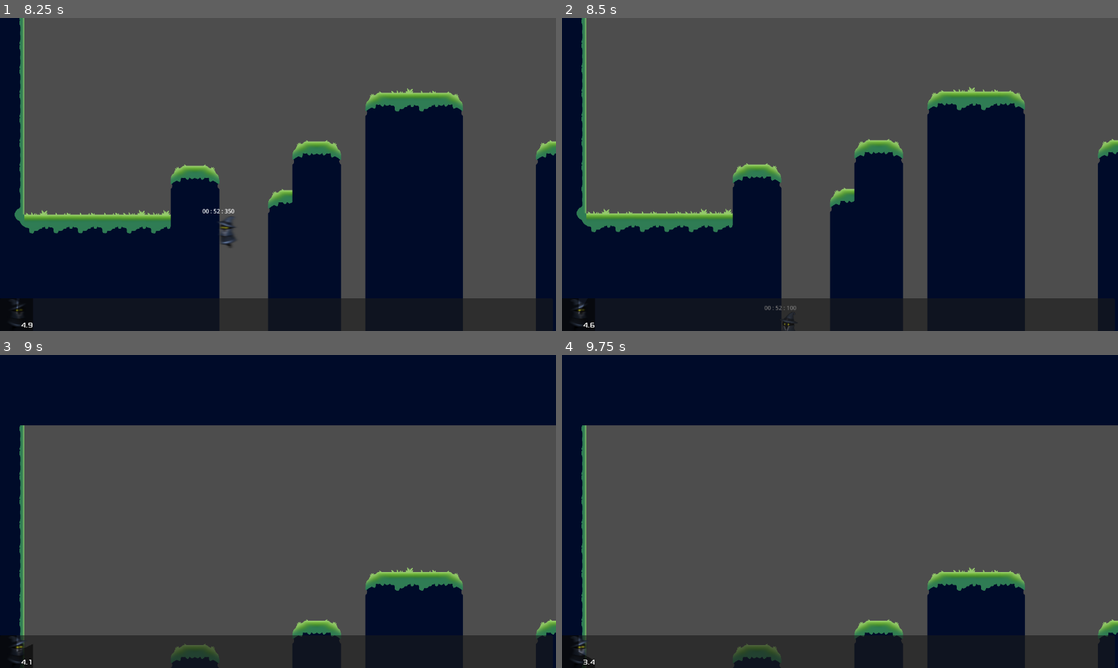
Above: before the commit, frames 1-4 (two rows, left to right).
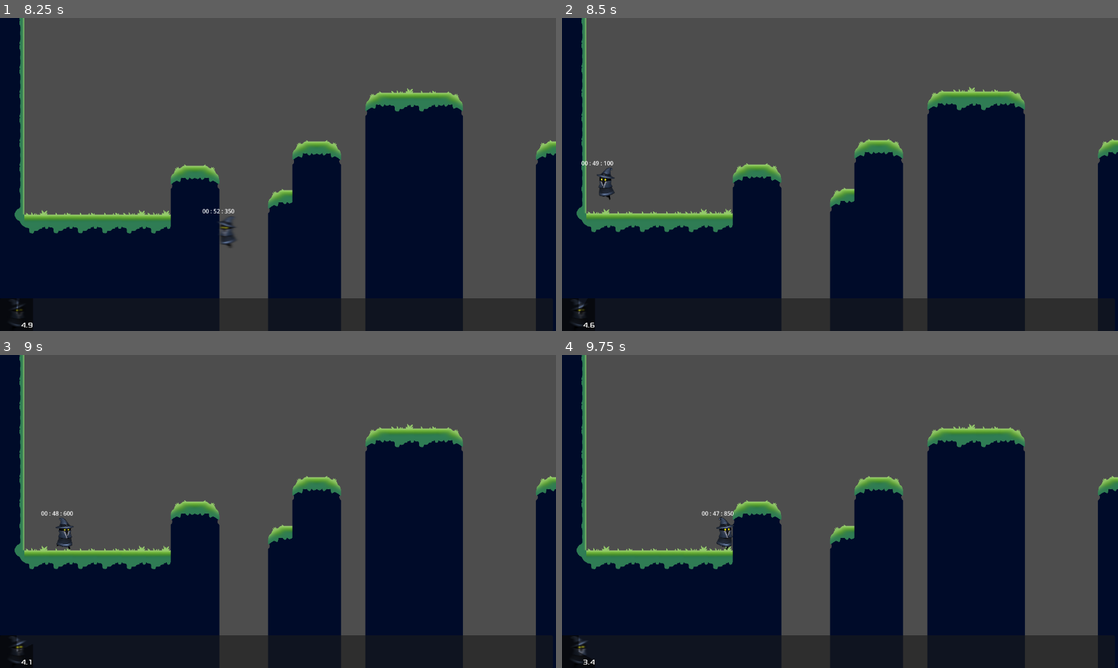
Above: after the commit, the same moments.

Repository: ichirofelipe/ResetGame
Game: Godot game, scene res://scenes/title.tscn
Same seed, same stepped clock (60 frames per second), same inputs: the game is played once before the commit and once after it.
Inputs:
- Up to frame 1 (8.25 s): click "play" at 0.5 s; click "0.0" at 1.25 s; hold Right (right) 2.03-2.75 s; tap C (dash) at 2.1, 8.1 s; tap Up (jump) at 2.27, 7.52 s; click "4.4" at 2.75 s; click "3.6" at 3.5 s; click "2.9" at 4.25 s; click "2.1" at 5 s; click "1.4" at 5.75 s; click "0.6" at 6.5 s; hold Right (right) 7.28-8.03 s; tap X (run) at 7.35 s; hold Left (left) from 8.03 s (still down)
- Up to frame 2 (8.5 s): keep holding Left (left)
- Up to frame 3 (9 s): release Left (left) at 8.78 s; hold Right (right) from 8.78 s (still down); tap X (run) at 8.85 s
- Up to frame 4 (9.75 s): keep holding Right (right); tap Up (jump) at 9.02 s; tap C (dash) at 9.6 s

Frame 1 is identical in both runs. In frame 2, 0.3% of the frame differs, in the area x 3-43%, y 45-100%; in frame 3, 53%; in frame 4, 53%, in the area x 2-100%, y 0-100%.
Error before the commit: Invalid call. Nonexistent function '_decreaseTimer' in base 'Nil'. (res://scripts/character/Player.gd:50)

Commit message:
init main timer

Diff:
--- a/scenes/Player.tscn
+++ b/scenes/Player.tscn
@@ -290,9 +290,10 @@
 "speed": 24.0
 }]
 
-[node name="Player" type="CharacterBody2D"]
+[node name="Player" type="CharacterBody2D" node_paths=PackedStringArray("mainTimer")]
 collision_mask = 2
 script = ExtResource("1_ii65a")
+mainTimer = NodePath("main_timer")
 
 [node name="CollisionShape2D" type="CollisionShape2D" parent="."]
 position = Vector2(0, 5)
